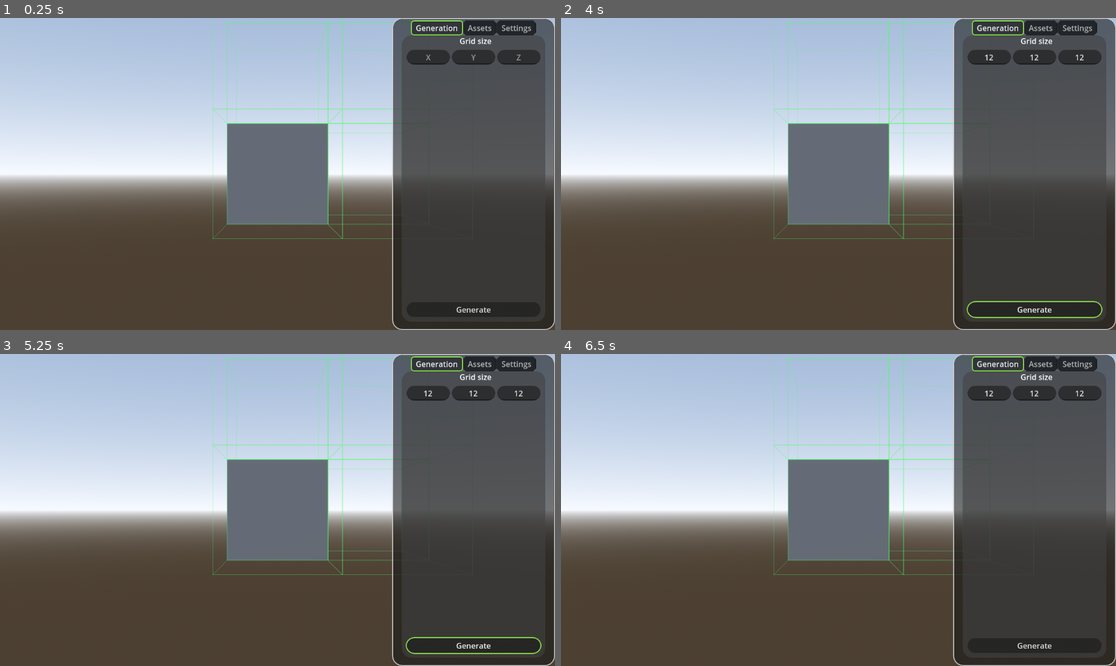
Above: before the commit, frames 1-4 (two rows, left to right).
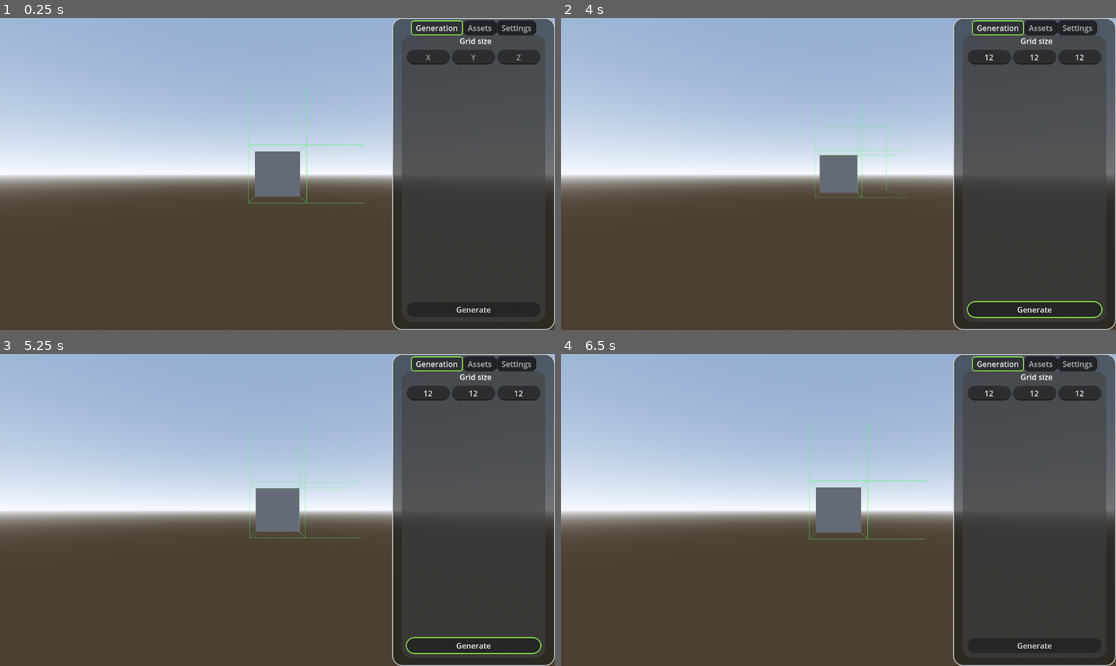
Above: after the commit, the same moments.

Repository: DEV742/WFC-3D-Tool
Game: Godot game, scene res://main_window.tscn
Same seed, same stepped clock (60 frames per second), same inputs: the game is played once before the commit and once after it. The engine's default icon, where the game draws it, is replaced by a stand-in: a white triangle on a blue panel in a dark square.
Inputs (mouse positions are in pixels of both pictures, inside the frame that each line leads up to):
- Up to frame 1 (0.25 s): no input
- Up to frame 2 (4 s): click (988, 58) at 0.52 s; type "12" at 0.6 s; click (1032, 58) at 0.75 s; type "12" at 0.83 s; click (1077, 58) at 0.98 s; type "12" at 1.07 s; click "Generate" at 1.25 s; tap Enter at 2, 3.5 s; move the mouse to (960, 158) at 2.02 s; press the mouse at (960, 158) at 2.03 s; hold D (Right, bound only after the commit) 2.03-2.78 s; tap Middle mouse button (Middle_Mouse) at 2.3, 2.85 s; tap Space at 2.75 s; move the mouse to (727, 189) at 2.77 s; release the mouse at (727, 189) at 2.78 s; hold S (Backward, bound only after the commit) 2.78-3.53 s; tap F (Focus, bound only after the commit) at 3.05 s; move the mouse to (894, 105) at 3.52 s; hold D (Right, bound only after the commit) from 3.53 s (still down); hold F (Focus, bound only after the commit) from 3.53 s (still down); tap Mouse wheel down (Mouse_Wheel_Down, bound only after the co… at 3.8 s
- Up to frame 3 (5.25 s): move the mouse to (249, 572) at 4.27 s; release D (Right, bound only after the commit) at 4.28 s; release F (Focus, bound only after the commit) at 4.28 s; hold W (Forward, bound only after the commit) 4.28-5.03 s; tap Mouse wheel down (Mouse_Wheel_Down, bound only after the co… at 4.35 s; tap Mouse wheel up (Mouse_Wheel_Up, bound only after the commit) at 4.55 s; tap Space at 5 s; move the mouse to (444, 556) at 5.02 s; hold A (Left, bound only after the commit) from 5.03 s (still down); hold Mouse wheel up (Mouse_Wheel_Up, bound only after the commit) from 5.03 s (still down)
- Up to frame 4 (6.5 s): keep holding A (Left, bound only after the commit); right-click (1005, 556) at 5.3 s; move the mouse to (672, 463) at 5.77 s; release Mouse wheel up (Mouse_Wheel_Up, bound only after the commit) at 5.78 s; right-click (672, 463) at 5.85 s; click (672, 463) at 6.05 s

The runs differ from the first frame. In frame 1, 19% of the frame differs, in the area x 0-73%, y 0-71%; in frame 2, 19%; in frame 3, 19%; in frame 4, 19%.

Commit message:
Free look camera + zoom implemented, small code improvements

Diff:
--- a/CamClipper.gd
+++ /dev/null
@@ -1,11 +0,0 @@
-extends Node3D
-
-
-@onready var cam_col = $v/camcollider
-@onready var camera = $v/Camera
-
-func _process(delta):
-	if cam_col.is_colliding():
-		camera.global_transform.origin = lerp(camera.global_transform.origin, cam_col.get_collision_point(), 0.2)
-	else:
-		camera.global_transform.origin = $v/camorigin.global_transform.origin
--- a/Camera.gd
+++ b/Camera.gd
@@ -1,55 +1,122 @@
 extends Node3D
 
-var camera_rotation_h = 0.0
-var camera_rotation_v = 0.0
-
-var camera_shift_h = 0.0
-var camera_shift_v = 0.0
+var camera_rotation = Vector2(0.0, 0.0)
+var camera_shift = Vector3(0.0, 0.0, 0.0)
+var free_look_shift = Vector3(0.0, 0.0, 0.0)
+var free_look_rotation = Vector2(0.0, 0.0)
+var sensitivity = Vector2(0.5, 0.5)
+var free_look_speed = 1
 
 var cam_vertical_max = 75.0
 var cam_vertical_min = -55.0
+var lerp_smoothness = 10
+var zoom = 0.0
+var free_look = false
+var translatedRoot = Vector3(0,0,0)
+var freeLookTranslatedRoot = Vector3(0,0,0)
 
-var sensitivity_h = 0.3
-var sensitivity_v = 0.3
+@onready var cam_col = $h/v/camcollider
+@onready var camera = $h/v/Camera
+@onready var camorigin = $h/v/camorigin
+@onready var freelookcam = $freelook_h/freelook_v/FreeLookCam
 
-var acceleration_h = 10.0
-var acceleration_v = 10.0
+func translateVector(localNode: Node3D, targetNode: Node3D, shift_vector: Vector3):
+	var translatedVector = Vector3.ZERO
+	var originA = Vector3(0,0,0)
+	var originB = Vector3(0,0,0)
+	var diffC = Vector3(0,0,0)
+	originA = localNode.transform.origin
+	originB = originA + Vector3(shift_vector.x, shift_vector.y, shift_vector.z)
 
-var originA = Vector3(0,0,0)
-var originB = Vector3(0,0,0)
-var diffC = Vector3(0,0,0)
-var translatedRoot = Vector3(0,0,0)
+	originA = localNode.to_global(originA)
+	originB = localNode.to_global(originB)
 
-#func _ready():
-	#$h/v/Camera.add_exception(get_parent()) -- To be implemented
+	diffC = originB - originA
+	translatedVector = targetNode.transform.translated(diffC).origin
+	return translatedVector
 
 func _input(event):
+	#Camera rotation around origin
 	if event is InputEventMouseMotion and Input.is_action_pressed("Left_Mouse"):
-		camera_rotation_h += -event.relative.x * sensitivity_h
-		camera_rotation_v += -event.relative.y * sensitivity_v
+		camera_rotation.x += -event.relative.x * sensitivity.x
+		camera_rotation.y += -event.relative.y * sensitivity.y
 
-	if event is InputEventMouseMotion and Input.is_action_pressed("Middle_Mouse"):
-		camera_shift_h = -event.relative.x * 0.1
-		camera_shift_v = event.relative.y * 0.1
-		originA = $h/v/camorigin.transform.origin
-		originB = originA + Vector3(camera_shift_h, camera_shift_v, 0)
+	if Input.is_action_pressed("Right_Mouse"):
+		free_look = true
+		camera.current = false
+		freelookcam.visible = true
+		freelookcam.current = true
+	elif Input.is_action_just_released("Right_Mouse"):
+		print("Exiting free look mode")
+		free_look = false
+		camera.current = true
+		freelookcam.visible = false
+		freelookcam.current = false
 
-		originA = $h/v/camorigin.to_global(originA)
-		originB = $h/v/camorigin.to_global(originB)
+	if free_look:
+		if event is InputEventMouseMotion:
+			free_look_rotation.x += -event.relative.x * sensitivity.x
+			free_look_rotation.y += -event.relative.y * sensitivity.y
 
-		diffC = originB - originA
-		translatedRoot = transform.translated(diffC).origin
+	#Camera shift on local XY plane
+	if event is InputEventMouseMotion and Input.is_action_pressed("Middle_Mouse") and not free_look:
+		camera_shift.x = -event.relative.x * sensitivity.x/5
+		camera_shift.y = event.relative.y * sensitivity.y/5
+		translatedRoot = translateVector(camorigin, $h, camera_shift)
+
+	#Camera zoom
+	if Input.is_action_pressed("Mouse_Wheel_Up"):
+		zoom += 1
+		camorigin.transform.origin.z -= 1
+		cam_col.target_position.z -= 1
+	elif Input.is_action_pressed("Mouse_Wheel_Down"):
+		zoom -= 1
+		camorigin.transform.origin.z += 1
+		cam_col.target_position.z += 1
+
+	#Camera focus (reset of the origin to [0,0,0])
+	if Input.is_action_pressed("Focus"):
+		translatedRoot = Vector3.ZERO
+
 
 func _physics_process(delta):
-	transform.origin.x = lerp(transform.origin.x, translatedRoot.x, delta * acceleration_h)
-	transform.origin.y = lerp(transform.origin.y, translatedRoot.y, delta * acceleration_v)
-	transform.origin.z = lerp(transform.origin.z, translatedRoot.z, delta * acceleration_h)
+	if cam_col.is_colliding():
+		camera.global_transform.origin = lerp(camera.global_transform.origin, cam_col.get_collision_point(), 0.2)
+	else:
+		camera.global_transform.origin.x = lerp(camera.global_transform.origin.x, camorigin.global_transform.origin.x, delta*lerp_smoothness)
+		camera.global_transform.origin.y = lerp(camera.global_transform.origin.y, camorigin.global_transform.origin.y, delta*lerp_smoothness)
+		camera.global_transform.origin.z = lerp(camera.global_transform.origin.z, camorigin.global_transform.origin.z, delta*lerp_smoothness)
 
+	$h.transform.origin.x = lerp($h.transform.origin.x, translatedRoot.x, delta * lerp_smoothness)
+	$h.transform.origin.y = lerp($h.transform.origin.y, translatedRoot.y, delta * lerp_smoothness)
+	$h.transform.origin.z = lerp($h.transform.origin.z, translatedRoot.z, delta * lerp_smoothness)
 
-	camera_rotation_v = clamp(camera_rotation_v, cam_vertical_min, cam_vertical_max)
+	camera_rotation.y = clamp(camera_rotation.y, cam_vertical_min, cam_vertical_max)
 
-	$h.rotation_degrees.y = lerp($h.rotation_degrees.y, camera_rotation_h, delta * acceleration_h)
-	$h/v.rotation_degrees.x = lerp($h/v.rotation_degrees.x, camera_rotation_v, delta * acceleration_v)
+	$h.rotation_degrees.y = lerp($h.rotation_degrees.y, camera_rotation.x, delta * lerp_smoothness)
+	$h/v.rotation_degrees.x = lerp($h/v.rotation_degrees.x, camera_rotation.y, delta * lerp_smoothness)
 
-	#$h/v/camorigin.transform.origin.x = lerp($h/v/camorigin.transform.origin.x, camera_shift_h, delta * acceleration_h)
-	#$h/v/camorigin.transform.origin.y = lerp($h/v/camorigin.transform.origin.y, camera_shift_v, delta * acceleration_v)
+	if free_look:
+
+		if Input.is_action_pressed("Forward"):
+			free_look_shift.z = -free_look_speed * sensitivity.x/5
+		elif Input.is_action_pressed("Backward"):
+			free_look_shift.z = free_look_speed * sensitivity.x/5
+		elif Input.is_action_just_released("Forward") or Input.is_action_just_released("Backward"):
+			free_look_shift.z = 0
+		if Input.is_action_pressed("Right"):
+			free_look_shift.x = free_look_speed * sensitivity.x/5
+		elif Input.is_action_pressed("Left"):
+			free_look_shift.x = -free_look_speed * sensitivity.x/5
+		elif Input.is_action_just_released("Left") or Input.is_action_just_released("Right"):
+			free_look_shift.x = 0
+		freeLookTranslatedRoot = translateVector(freelookcam, $freelook_h, free_look_shift)
+
+		free_look_rotation.y = clamp(free_look_rotation.y, cam_vertical_min, cam_vertical_max)
+
+		$freelook_h.rotation_degrees.y = lerp($freelook_h.rotation_degrees.y, free_look_rotation.x, delta * lerp_smoothness)
+		$freelook_h/freelook_v.rotation_degrees.x = lerp($freelook_h/freelook_v.rotation_degrees.x, free_look_rotation.y, delta * lerp_smoothness)
+
+		$freelook_h.transform.origin.x = lerp($freelook_h.transform.origin.x, freeLookTranslatedRoot.x, delta * lerp_smoothness)
+		$freelook_h.transform.origin.y = lerp($freelook_h.transform.origin.y, freeLookTranslatedRoot.y, delta * lerp_smoothness)
+		$freelook_h.transform.origin.z = lerp($freelook_h.transform.origin.z, freeLookTranslatedRoot.z, delta * lerp_smoothness)
--- a/project.godot
+++ b/project.godot
@@ -32,6 +32,46 @@
 "events": [Object(InputEventMouseButton,"resource_local_to_scene":false,"resource_name":"","device":-1,"window_id":0,"a …(253 unchanged characters)…
 ]
 }
+Mouse_Wheel_Up={
+"deadzone": 0.5,
+"events": [Object(InputEventMouseButton,"resource_local_to_scene":false,"resource_name":"","device":-1,"window_id":0,"alt_pressed":false,"shift_pressed":false,"ctrl_pressed":false,"meta_pressed":false,"button_mask":0,"position":Vector2(0, 0),"global_position":Vector2(0, 0),"factor":1.0,"button_index":4,"canceled":false,"pressed":false,"double_click":false,"script":null)
+]
+}
+Mouse_Wheel_Down={
+"deadzone": 0.5,
+"events": [Object(InputEventMouseButton,"resource_local_to_scene":false,"resource_name":"","device":-1,"window_id":0,"alt_pressed":false,"shift_pressed":false,"ctrl_pressed":false,"meta_pressed":false,"button_mask":0,"position":Vector2(0, 0),"global_position":Vector2(0, 0),"factor":1.0,"button_index":5,"canceled":false,"pressed":false,"double_click":false,"script":null)
+]
+}
+Focus={
+"deadzone": 0.5,
+"events": [Object(InputEventKey,"resource_local_to_scene":false,"resource_name":"","device":0,"window_id":0,"alt_pressed":false,"shift_pressed":false,"ctrl_pressed":false,"meta_pressed":false,"pressed":false,"keycode":0,"physical_keycode":70,"key_label":0,"unicode":0,"echo":false,"script":null)
+]
+}
+Right_Mouse={
+"deadzone": 0.5,
+"events": [Object(InputEventMouseButton,"resource_local_to_scene":false,"resource_name":"","device":-1,"window_id":0,"alt_pressed":false,"shift_pressed":false,"ctrl_pressed":false,"meta_pressed":false,"button_mask":0,"position":Vector2(0, 0),"global_position":Vector2(0, 0),"factor":1.0,"button_index":2,"canceled":false,"pressed":false,"double_click":false,"script":null)
+]
+}
+Forward={
+"deadzone": 0.5,
+"events": [Object(InputEventKey,"resource_local_to_scene":false,"resource_name":"","device":-1,"window_id":0,"alt_pressed":false,"shift_pressed":false,"ctrl_pressed":false,"meta_pressed":false,"pressed":false,"keycode":0,"physical_keycode":87,"key_label":0,"unicode":119,"echo":false,"script":null)
+]
+}
+Right={
+"deadzone": 0.5,
+"events": [Object(InputEventKey,"resource_local_to_scene":false,"resource_name":"","device":-1,"window_id":0,"alt_pressed":false,"shift_pressed":false,"ctrl_pressed":false,"meta_pressed":false,"pressed":false,"keycode":0,"physical_keycode":68,"key_label":0,"unicode":100,"echo":false,"script":null)
+]
+}
+Backward={
+"deadzone": 0.5,
+"events": [Object(InputEventKey,"resource_local_to_scene":false,"resource_name":"","device":-1,"window_id":0,"alt_pressed":false,"shift_pressed":false,"ctrl_pressed":false,"meta_pressed":false,"pressed":false,"keycode":0,"physical_keycode":83,"key_label":0,"unicode":115,"echo":false,"script":null)
+]
+}
+Left={
+"deadzone": 0.5,
+"events": [Object(InputEventKey,"resource_local_to_scene":false,"resource_name":"","device":-1,"window_id":0,"alt_pressed":false,"shift_pressed":false,"ctrl_pressed":false,"meta_pressed":false,"pressed":false,"keycode":0,"physical_keycode":65,"key_label":0,"unicode":97,"echo":false,"script":null)
+]
+}
 
 [rendering]
 
--- a/render.tscn
+++ b/render.tscn
@@ -1,7 +1,6 @@
-[gd_scene load_steps=8 format=3 uid="uid://4w7aek11bxbq"]
+[gd_scene load_steps=7 format=3 uid="uid://4w7aek11bxbq"]
 
 [ext_resource type="Script" path="res://Grid.gd" id="1_5d733"]
-[ext_resource type="Script" path="res://CamClipper.gd" id="1_cb2cd"]
 [ext_resource type="Script" path="res://Camera.gd" id="1_ntds5"]
 
 [sub_resource type="BoxMesh" id="BoxMesh_uot1c"]
@@ -36,7 +35,6 @@
 script = ExtResource("1_ntds5")
 
 [node name="h" type="Node3D" parent="Camroot"]
-script = ExtResource("1_cb2cd")
 
 [node name="v" type="Node3D" parent="Camroot/h"]
 
@@ -44,7 +42,6 @@
 transform = Transform3D(1, 0, 0, 0, 1, 0, 0, 0, 1, 0, 0, 5)
 environment = SubResource("Environment_tjywt")
 current = true
-fov = 37.8493
 
 [node name="camcollider" type="RayCast3D" parent="Camroot/h/v"]
 target_position = Vector3(0, 0, 5)
@@ -53,3 +50,10 @@
 
 [node name="camorigin" type="Node3D" parent="Camroot/h/v"]
 transform = Transform3D(1, 0, 0, 0, 1, 0, 0, 0, 1, 0, 0, 5)
+
+[node name="freelook_h" type="Node3D" parent="Camroot"]
+
+[node name="freelook_v" type="Node3D" parent="Camroot/freelook_h"]
+
+[node name="FreeLookCam" type="Camera3D" parent="Camroot/freelook_h/freelook_v"]
+environment = SubResource("Environment_tjywt")
